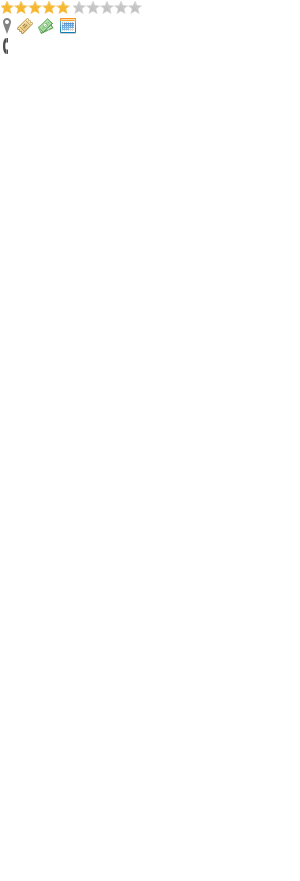
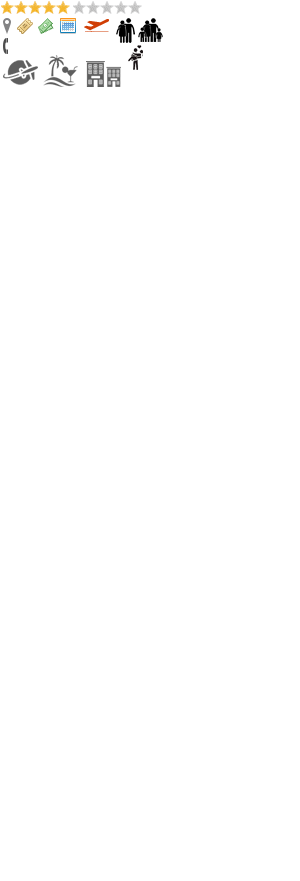
Layers edited between the first and the second (300, 881) image:
added layer "Layer 14" above "Layer 20" over [43, 55, 78, 87]
added layer "Layer 20" above "Layer 19" over [128, 45, 143, 70]
added layer "Layer 19" above "Layer 18" over [138, 18, 163, 42]
added layer "Layer 18" above "Layer 22 copy" over [116, 18, 135, 43]
added layer "Layer 22 copy" above "Layer 13" over [86, 61, 121, 87]
added layer "Layer 13" above "Layer 10" over [3, 60, 38, 85]
added layer "Layer 10" above "Layer 1" over [84, 19, 109, 32]
